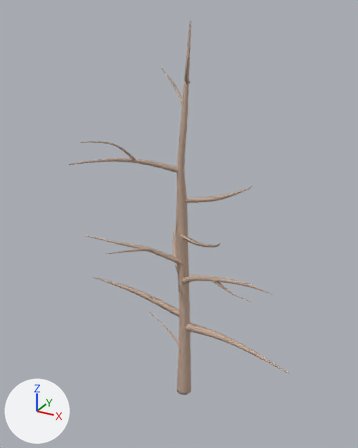
The FBX model Assets/01_Arts/Mesh/pine_tree/pine_tree02.fbx, before and after one commit.
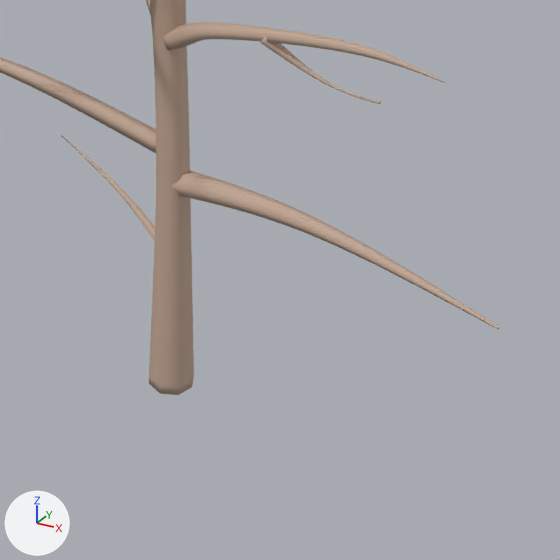
Each version appears first whole from a 50 mm camera at (2.77, -5.21, 5.33) aimed at (-0.04, -0.1, 2.78), and next in a close-up on the part from 36% to 86% of the width and 60% to 100% of the height. Every picture has the same lights, and +X, +Y and +Z are marked at lower left. The older version's two pictures come first. Where no turn or scale is listed for an object, it has been applied to the vertices.

In view in the first close-up: 'branch', 'tree'.
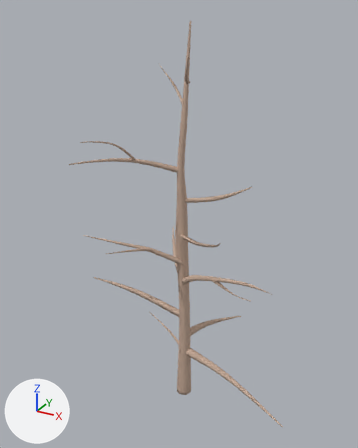
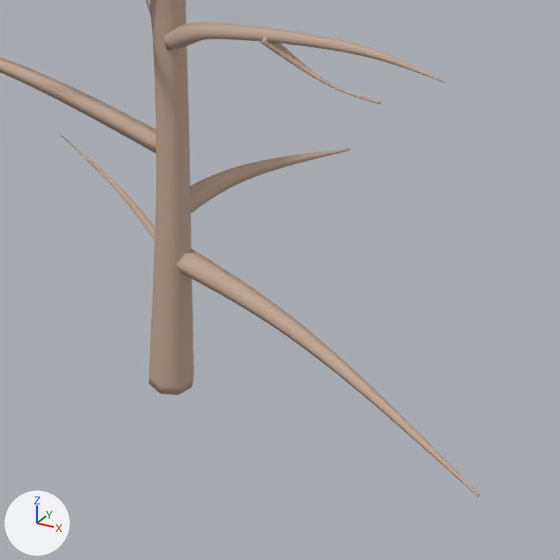
Where the newer file only moved an object's origin or applied its transform, the numbers keep the older frame.

Patch to the scene script:
```diff
--- a/Assets/01_Arts/Mesh/pine_tree/pine_tree02.fbx.py
+++ b/Assets/01_Arts/Mesh/pine_tree/pine_tree02.fbx.py
@@ me_mesh_001 @@
 # used by ob_tree; location = (0.0, -0.052, 0.001)
-me_mesh_001.from_pydata(...)  # 3497 vertices, 3483 faces; spans x -1.68..1.36, y -1.08..0.83, z 0.0..5.18
+me_mesh_001.from_pydata(...)  # 3799 vertices, 3783 faces; spans x -1.68..1.36, y -1.08..0.83, z 0.0..5.18
+# me_mesh_001 part 1: a new loose piece of 302 vertices spanning x -0.1..0.6, y 0.02..0.68, z 0.9..1.16, in mat_pinetree (beige #c2a794)
 me_mesh_001.materials.append(mat_pinetree)
@@ me_mesh @@
 # used by ob_branch; location = (0.0, 0.007, 1.155)
-me_mesh.from_pydata(...)  # 302 vertices, 300 faces; spans x -0.03..1.65, y -0.5..0.06, z -0.05..0.2
+me_mesh.from_pydata(...)  # 302 vertices, 300 faces; spans x -0.02..1.65, y -0.5..0.06, z -0.24..0.07
+# me_mesh part 2: the whole mesh is turned 15 degrees about the y axis through the mesh origin
 me_mesh.materials.append(mat_pinetree)
@@ ob_branch @@
 ob_branch = bpy.data.objects.new('branch', me_mesh)
-ob_branch.location = (0.0, 0.007, 1.155)
+ob_branch.location = (0.0, 0.007, 0.741)
```

Location of each change, (x1, y1, x2, y2) in pixels of the close-ups (560 x 560 px):
'branch', moved, turned: before (172, 170, 499, 329); after (176, 249, 479, 497)
part 1 of me_mesh_001, added (beige): after (190, 148, 350, 213)
